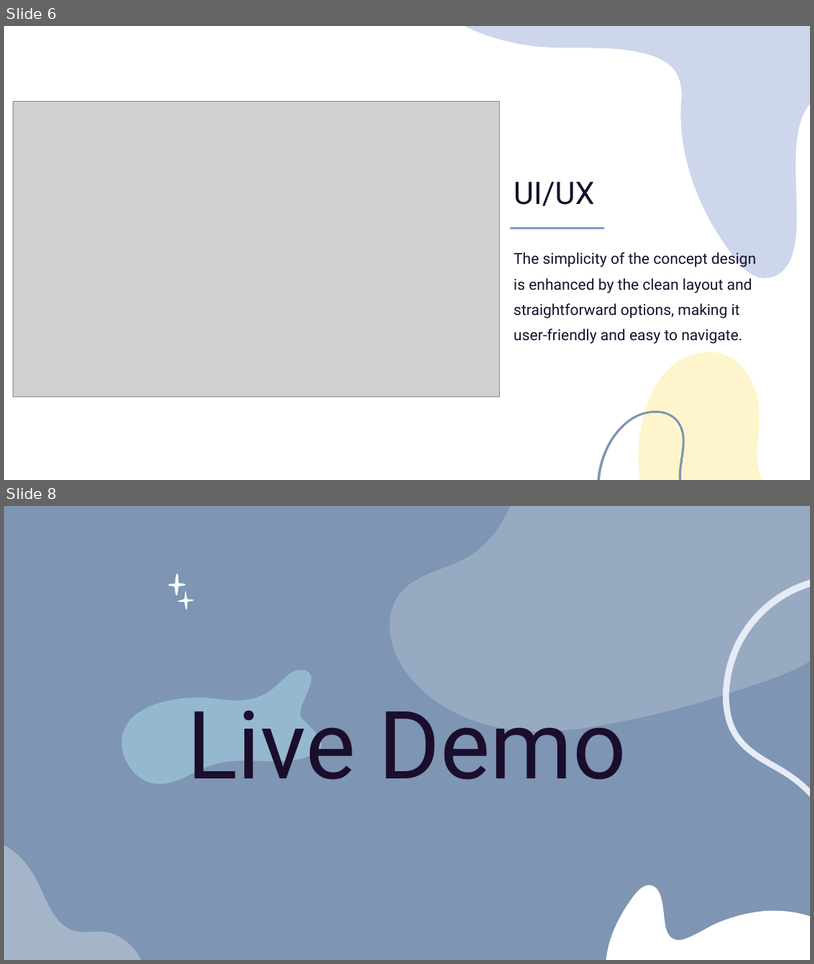
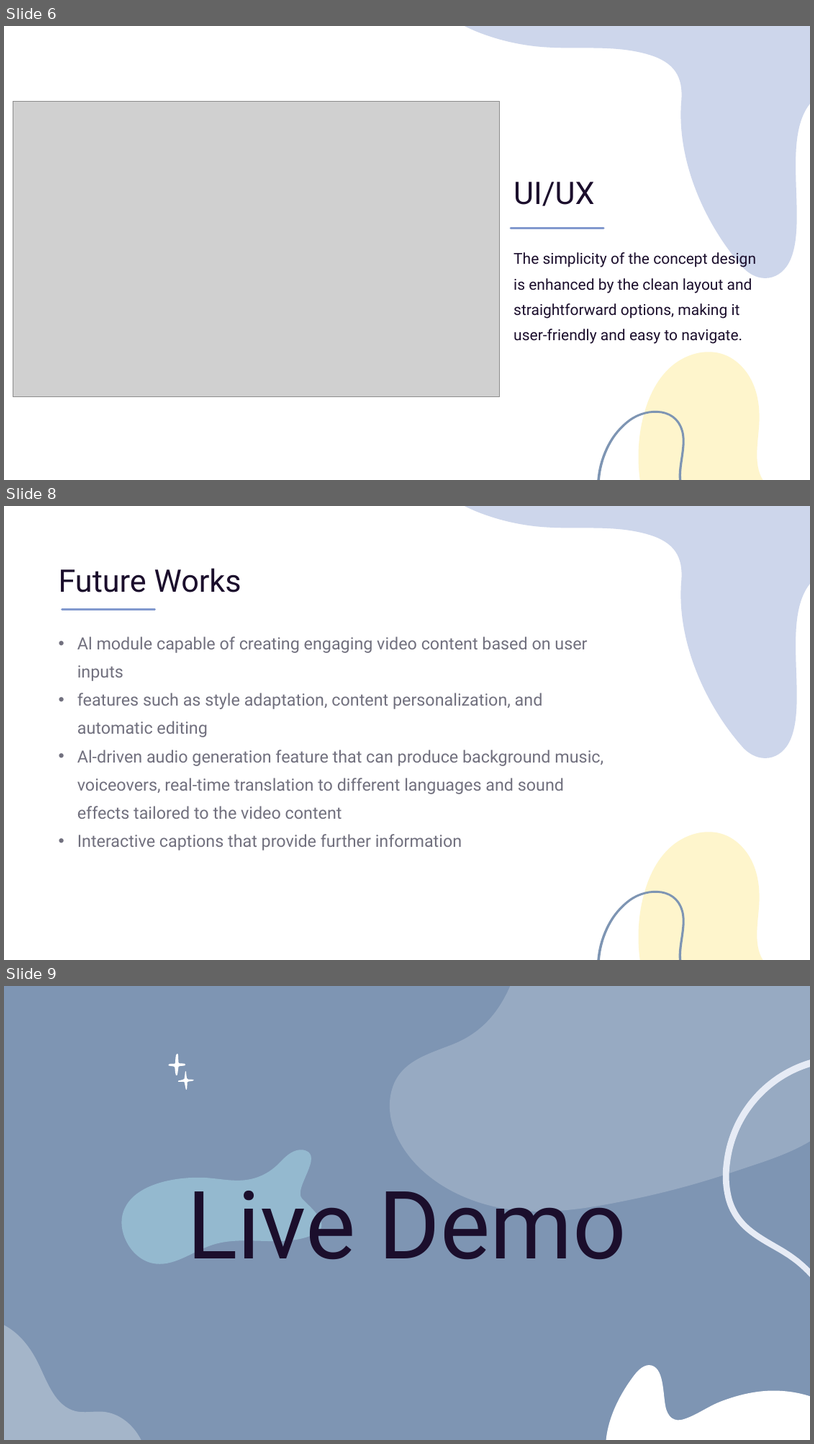
Before and after one commit to MohamedRatiq/compass-hackathon-rabyte, a slide deck: RABYTE_PPT.pptx. Shown one above the other, each under a label of ours: slides 6 and 8 before the commit, slides 6, 8 and 9 after it; the slides between them are not shown. The pictures are 814x964 and 814x1444 pixels, drawn with LibreOffice and Linux fonts; fonts in the diff are those of the drawing; grey boxes stand for pictures. Boxes give left, top, right and bottom in pixels: in the first picture for what was removed or moved away, otherwise in the second. Text is boxed around its words. In the diff, an @@ line names an element or a change of style, - is before the commit and + after.

```diff
--- a/RABYTE_PPT.pptx
+++ b/RABYTE_PPT.pptx
@@ slide 8 added at (4,506,810,960), background #FFFFFF @@
@@ freeform shape added at (422,506,810,758), fill #CDD6EB @@
@@ text added at (59,568,242,592), 74 pt, text #1B0E2C @@
+Future Works
@@ line added from (62, 610) to (155, 610), #8299CE 5 pt @@
@@ text added at (77,636,604,850), 40 pt, text #71707E @@
+• Al module capable of creating engaging video content based on user inputs
+• features such as style adaptation, content personalization, and automatic editing
+• Al-driven audio generation feature that can produce background music, voiceovers, real-time translation to different languages and sound effects tailored to the video content
+• Interactive captions that provide further information
@@ freeform shape added at (638,831,810,960), fill #FEE059 at 30% opacity @@
@@ freeform shape added at (597,890,735,960), fill #7E95B3 @@
@@ what was slide 8 is now slide 9 @@
```
Also in this commit, not shown: 1 slide changed.
